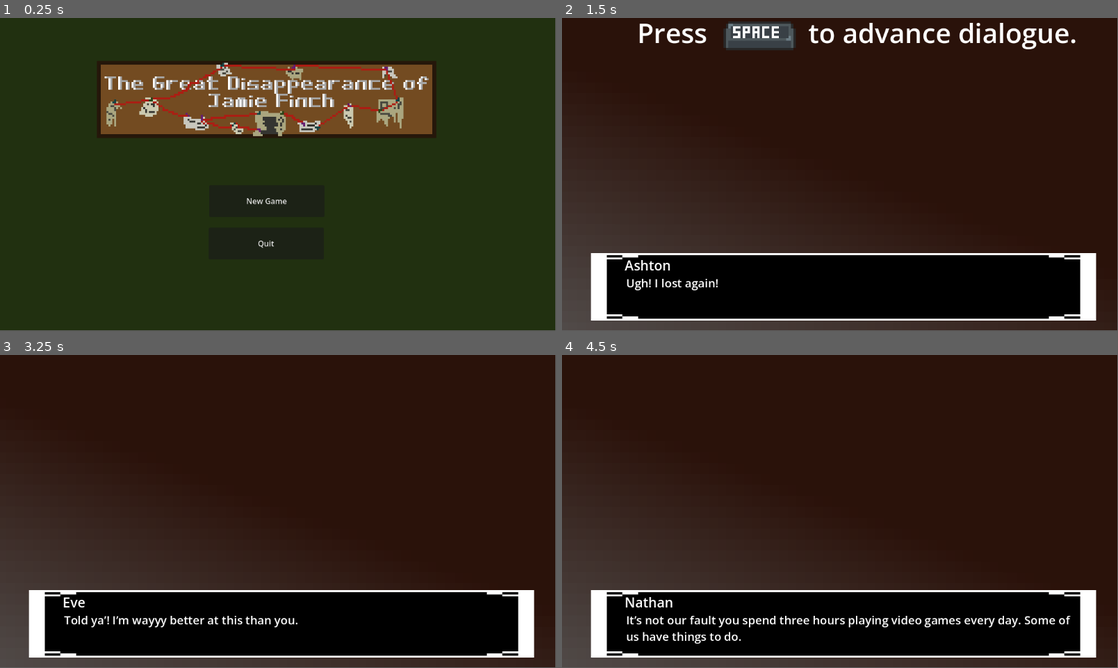
Above: before the commit, frames 1-4 (two rows, left to right).
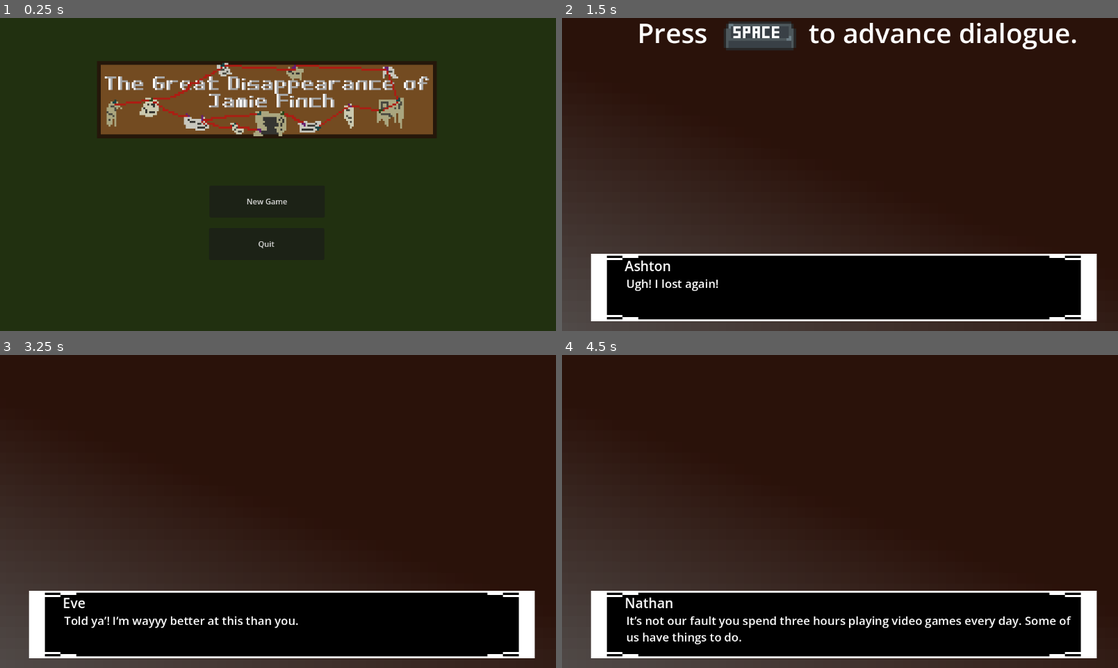
Above: after the commit, the same moments.

Repository: eRues/The-Great-Disappearance-of-Jamie-Finch
Game: Godot game, scene res://main_menu.tscn
The game is run twice, just before and just after one commit, with the same random seed, the same clock (stepped at 60 frames per second) and the same inputs.
Inputs (mouse positions are in pixels of both pictures, inside the frame that each line leads up to):
- Up to frame 1 (0.25 s): no input
- Up to frame 2 (1.5 s): click "New Game" at 0.5 s; click "Ashton" at 1.25 s
- Up to frame 3 (3.25 s): tap Enter (enter) at 2 s; move the mouse to (400, 495) at 2.02 s; hold D (right) 2.03-2.78 s; hold Enter (enter) 2.03-2.78 s; tap E (open) at 2.3, 2.85 s; move the mouse to (166, 527) at 2.77 s; hold S (down) from 2.78 s (still down); tap Space (space) at 3.05 s
- Up to frame 4 (4.5 s): tap Enter (enter) at 3.5, 3.8, 4.35 s; move the mouse to (895, 442) at 3.52 s; release S (down) at 3.53 s; hold D (right) 3.53-4.28 s; hold Space (space) 3.53-4.28 s; move the mouse to (812, 574) at 4.27 s; hold W (up) from 4.28 s (still down)
In our replay, the window is 799x449 before the commit and 800x450 after it. These sizes can differ from the game's own. Grey fills any space a smaller window leaves; there, only what the larger window draws over its background counts as a difference.

The runs differ from the first frame. In frame 1, 1.6% of the frame differs, in the area x 18-78%, y 14-74%; in frame 2, 2.3%; in frame 3, 1.8%; in frame 4, 2.7%, in the area x 0-97%, y 75-100%.

Commit message:
textbox reworks made, change popups in progress

Diff:
--- a/Areas/1_st_floor_hallway.gd
+++ b/Areas/1_st_floor_hallway.gd
@@ -10,6 +10,9 @@
 		NavigationManager.spawn_door_tag = null
 	if NavigationManager.spawn_door_tag != null:
 		_on_level_spawn(NavigationManager.spawn_door_tag)
+
+	if(Global.walkin):
+		player.char_text.start()
 
 	player.position.x = Global.char_position_x
 	player.position.y = Global.char_position_y
@@ -55,11 +58,6 @@
 		Global.basement_stairs = true
 		Global.can_interact = true
 
-func _on_yes_button_pressed() -> void:
-	get_tree().change_scene_to_file("res://Areas/basement.tscn")
-
-func _on_no_button_pressed() -> void:
-	$confirm_area.visible = false
-
 func _on_basement_enter_body_exited(_body: Node2D) -> void:
 	Global.basement_stairs = false
+	Global.can_interact = false
--- a/character_open.gd
+++ b/character_open.gd
@@ -8,12 +8,14 @@
 @onready var nate_cam = $nathan_open/nate_cam
 @onready var char_text = $ash_open/ash_text
 
+
 func _ready() -> void:
 	$ash_open.visible = false
 	$tia_open.visible = false
 	$eve_open.visible = false
 	$nathan_open.visible = false
 	inventory_ui.visible = false
+	char_text.dialogue_finished.connect(_on_char_text_dialogue_finished())
 
 	if(Global.ash_chosen):
 		$ash_open.visible = true
@@ -122,3 +124,15 @@
 
 	if(Input.is_action_just_pressed("enter") && Global.can_interact):
 		$ash_open/ash_text.start()
+
+func _on_yes_button_pressed() -> void:
+	if(get_tree().current_scene.name == "1st_floor_hallway.tscn"):
+		if(Global.basement_stairs):
+			get_tree().change_scene_to_file("res://Areas/basement.tscn")
+
+func _on_char_text_dialogue_finished():
+	if(Global.basement_stairs):
+		$confirm_area.visible = true
+
+func _on_no_button_pressed() -> void:
+	self.visible = true
--- a/character_open.tscn
+++ b/character_open.tscn
@@ -6,14 +6,49 @@
 [ext_resource type="PackedScene" uid="uid://bkhx06o5x33dw" path="res://text_box.tscn" id="3_26enf"]
 [ext_resource type="PackedScene" uid="uid://br0lffedi4y13" path="res://eve_open.tscn" id="3_dfaot"]
 [ext_resource type="PackedScene" uid="uid://ccn3surclscyf" path="res://nathan_open.tscn" id="4_cmeqg"]
-[ext_resource type="Script" uid="uid://g1os6mm6615c" path="res://tia_open.gd" id="5_t4vui"]
-[ext_resource type="Script" uid="uid://v1yapt2w4p7c" path="res://eve_open.gd" id="7_am563"]
-[ext_resource type="Script" uid="uid://cp3qrn1cm3ftg" path="res://nathan_open.gd" id="9_0kwr6"]
+[ext_resource type="Script" path="res://tia_open.gd" id="5_t4vui"]
+[ext_resource type="Script" path="res://eve_open.gd" id="7_am563"]
+[ext_resource type="Script" path="res://nathan_open.gd" id="9_0kwr6"]
 [ext_resource type="PackedScene" uid="uid://b3drsh4yrp34h" path="res://inventory_ui.tscn" id="10_26enf"]
 
 [node name="character_open" type="Node2D" unique_id=1271386659]
 process_mode = 3
 script = ExtResource("1_4uwka")
+
+[node name="confirm_area" type="ColorRect" parent="." unique_id=510140161]
+visible = false
+offset_left = -65.0
+offset_top = -79.199905
+offset_right = 66.70001
+offset_bottom = -13.199905
+color = Color(0.18179765, 0.18179768, 0.18179768, 1)
+
+[node name="area_text" type="Label" parent="confirm_area" unique_id=291788504]
+layout_mode = 0
+offset_right = 130.0
+offset_bottom = 34.0
+theme_override_font_sizes/font_size = 10
+text = "Would you like to enter the basement?"
+horizontal_alignment = 1
+autowrap_mode = 3
+
+[node name="yes_button" type="Button" parent="confirm_area" unique_id=1050106591]
+layout_mode = 0
+offset_left = 6.0
+offset_top = 35.199905
+offset_right = 52.0
+offset_bottom = 60.199905
+theme_override_font_sizes/font_size = 12
+text = "Yes"
+
+[node name="no_button" type="Button" parent="confirm_area" unique_id=1492932653]
+layout_mode = 0
+offset_left = 80.0
+offset_top = 35.199905
+offset_right = 126.0
+offset_bottom = 60.199905
+theme_override_font_sizes/font_size = 12
+text = "No"
 
 [node name="ash_open" parent="." unique_id=450151227 groups=["player"] instance=ExtResource("1_6so4b")]
 position = Vector2(-0.9867096, -0.16405106)
@@ -115,4 +150,6 @@
 offset_right = 1.0
 offset_bottom = -11.0
 
+[connection signal="pressed" from="confirm_area/yes_button" to="." method="_on_yes_button_pressed"]
+[connection signal="pressed" from="confirm_area/no_button" to="." method="_on_no_button_pressed"]
 [connection signal="dialogue_finished" from="ash_open/ash_text" to="." method="_on_ash_text_dialogue_finished"]
--- a/global.gd
+++ b/global.gd
@@ -26,7 +26,7 @@
 var tutorial_finished = false
 
 #determines what dialogue will be played
-var walkin = true
+var walkin = false
 var debris_interact = false
 var granola_interact = false
 var basement_stairs = false
--- a/opening_cutscene.gd
+++ b/opening_cutscene.gd
@@ -12,4 +12,5 @@
 	get_tree().change_scene_to_file("res://battle_scene.tscn")
 
 func _on_text_box_dialogue_finished() -> void:
+	Global.walkin = true
 	get_tree().change_scene_to_file("res://Areas/1st_floor_hallway.tscn")
--- a/project.godot
+++ b/project.godot
@@ -31,7 +31,8 @@
 
 [display]
 
-window/stretch/aspect="ignore"
+window/stretch/mode="viewport"
+window/stretch/aspect="expand"
 
 [global_group]
 
--- a/text_box.gd
+++ b/text_box.gd
@@ -9,9 +9,14 @@
 
 func _ready():
 	self.visible = false
+	if(Global.walkin):
+		self.position.x = -37
 
 func start():
 	finished = false
+	if(Global.basement_stairs):
+		if(self.global_position.x >= 1425):
+			self.global_position.x = 1487
 	if(!finished):
 		self.visible = true
 		Global.in_chat = true
@@ -112,7 +117,7 @@
 			return content
 
 func _input(event):
-	if(event.is_action_pressed("space") && !finished && self.visible):
+	if(event.is_action_pressed("space") && self.visible):
 		next_script()
 
 func next_script():
@@ -121,6 +126,7 @@
 		self.visible = false
 		emit_signal("dialogue_finished")
 		Global.in_chat = false
+		self.position.x = -175
 		finished = true
 		return
 	$NinePatchRect/Name.text = dialogue[current_dialogue_id]['name']
